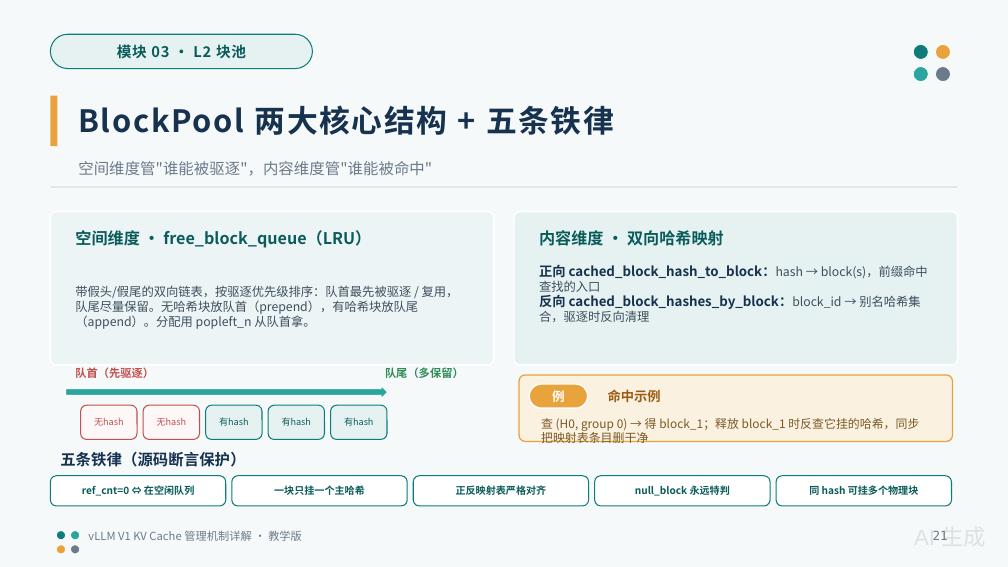
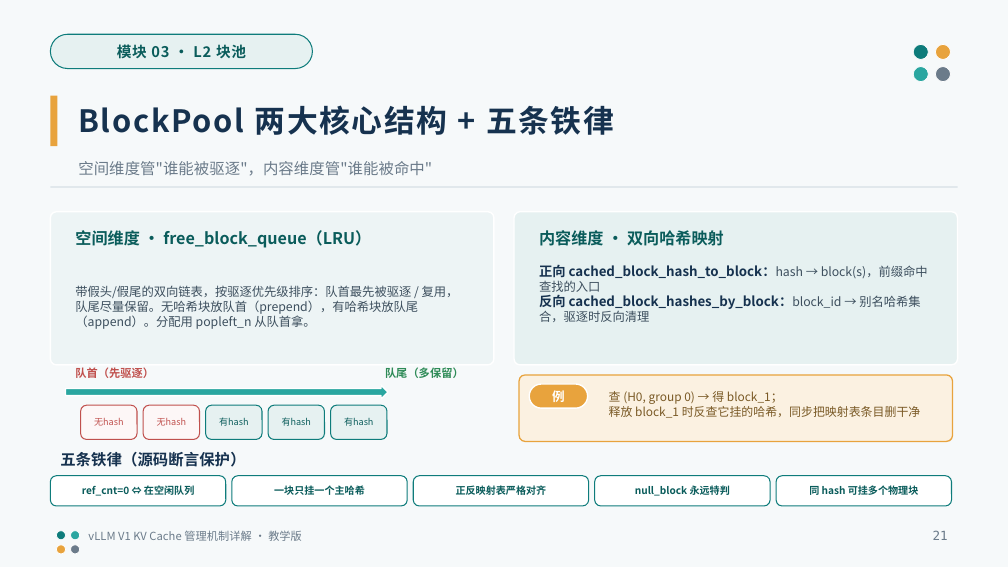
Before and after one commit to GoCHug/vllm, a slide deck: slide 21 of vllm/v1/core/kvcache_ppt/KVCache_管理机制详解_教学版.pptx. Drawn at 1008x567 pixels with LibreOffice and Linux fonts; fonts in the diff are those of the drawing. Boxes give left, top, right and bottom in pixels: in the first picture for what was removed or moved away, otherwise in the second. Text is boxed around its words. In the diff, an @@ line names an element or a change of style, - is before the commit and + after.

```diff
--- a/vllm/v1/core/kvcache_ppt/KVCache_管理机制详解_教学版.pptx
+++ b/vllm/v1/core/kvcache_ppt/KVCache_管理机制详解_教学版.pptx
@@ text removed at (608,389,661,402) @@
-命中示例
@@ text at (609,391,921,418): spaces changed @@
-查 (H0, group 0) → 得 block_1；释放 block_1 时反查它挂的哈希，同步把映射表条目删干净
+查 (H0, group 0) → 得 block_1；
+释放 block_1 时反查它挂的哈希，同步把映射表条目删干净
@@ text removed at (914,531,986,540) @@
-AI 生成
```
Also in this commit, not shown: 43 other slides changed, 1 other file.
